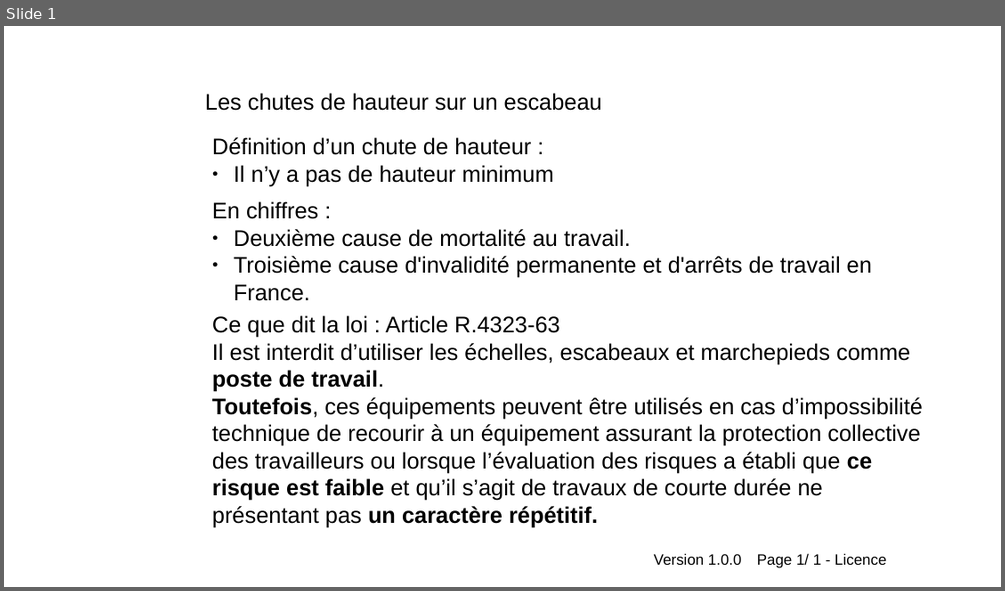
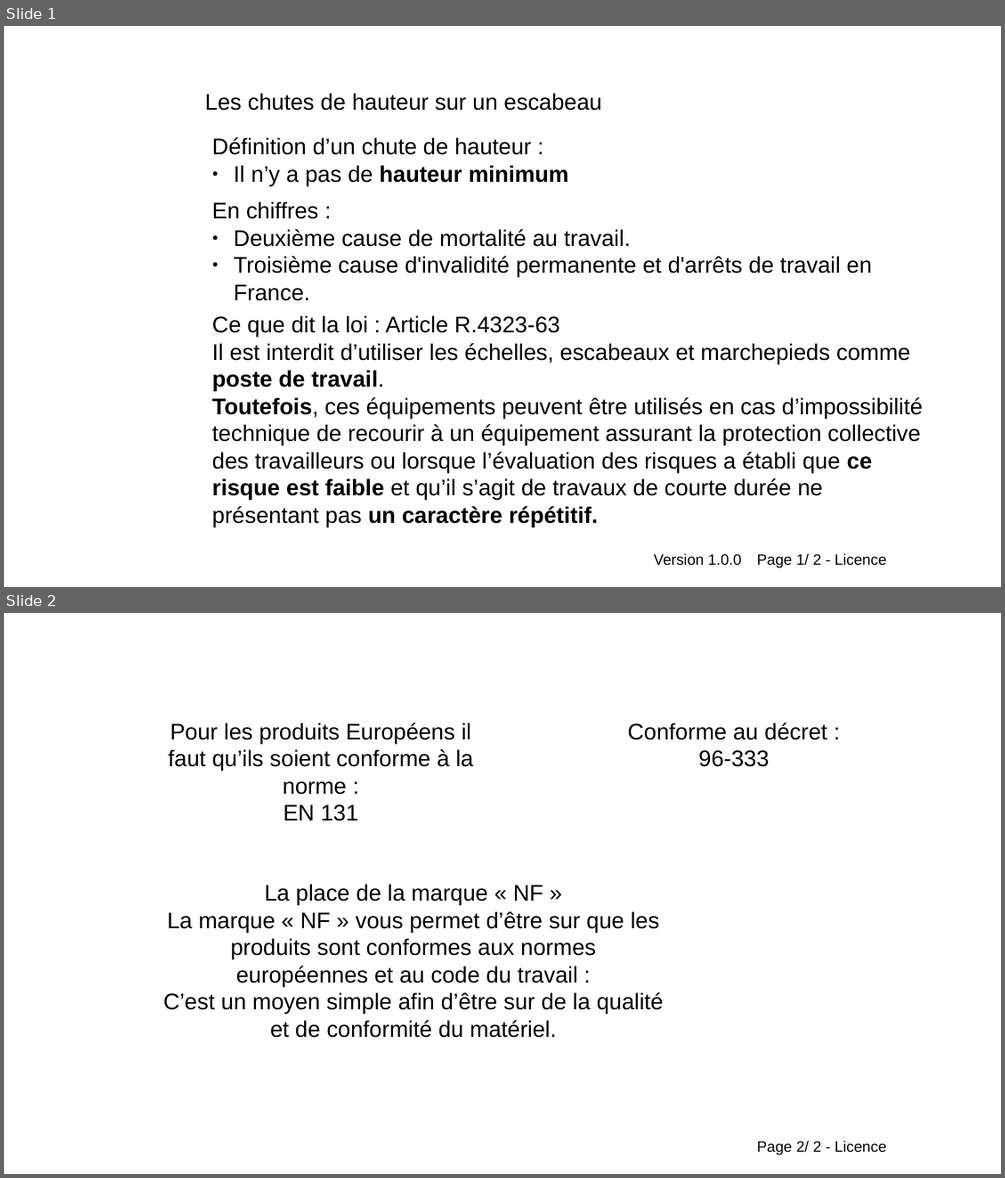
Before and after one commit to Evarisk/bibliotheque-media-risque, a slide deck: causerie/chute-hauteur/causerie_chute-hauteur_escabeau.odp. Shown one above the other, each under a label of ours: slide 1 before the commit, slides 1 and 2 after it. The pictures are 1005x591 and 1005x1178 pixels, drawn with LibreOffice and Linux fonts; fonts in the diff are those of the drawing; background and template pictures are left out. Boxes give left, top, right and bottom in pixels: in the first picture for what was removed or moved away, otherwise in the second. Text is boxed around its words. In the diff, an @@ line names an element or a change of style, - is before the commit and + after.

```diff
--- a/causerie/chute-hauteur/causerie_chute-hauteur_escabeau.odp
+++ b/causerie/chute-hauteur/causerie_chute-hauteur_escabeau.odp
@@ slide 2 added at (x1=4, y1=613, x2=1001, y2=1174), background #FFFFFF; not listed: 1 template element that a slide beside it also shows @@
@@ text added at (x1=168, y1=722, x2=474, y2=821), 18 pt, text #000000 @@
+Pour les produits Européens il faut qu’ils soient conforme à la norme :
+EN 131
@@ text added at (x1=628, y1=722, x2=827, y2=767), 18 pt, text #000000 @@
+Conforme au décret :
+96-333
@@ text added at (x1=163, y1=884, x2=663, y2=1038), 18 pt, text #000000 @@
+La place de la marque « NF »
+La marque « NF » vous permet d’être sur que les produits sont conformes aux normes européennes et au code du travail :
+C’est un moyen simple afin d’être sur de la qualité et de conformité du matériel.
@@ slide 1 changed as well @@
@@ text at (x1=234, y1=165, x2=569, y2=186): bold on in "hauteur minimum" @@
@@ text at (x1=757, y1=553, x2=886, y2=568): text changed @@
-Page 1/ 1 - Licence
+Page 1/ 2 - Licence
```
Also in this commit, not shown: 2 other files.
